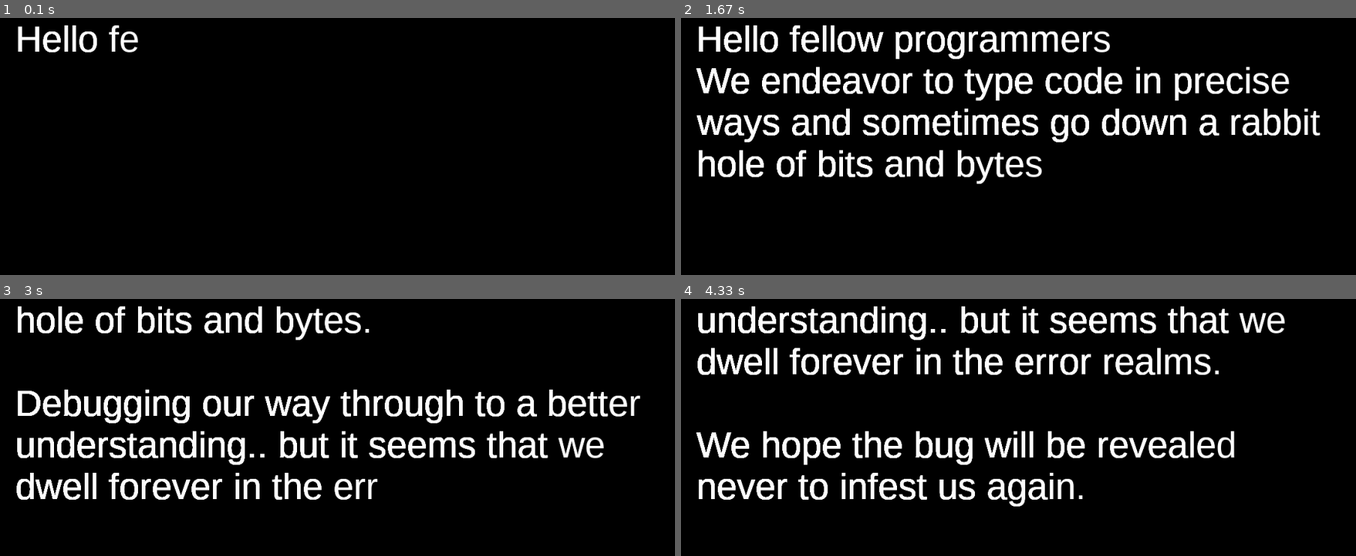
Above: before the commit, frames 1-4 (two rows, left to right).
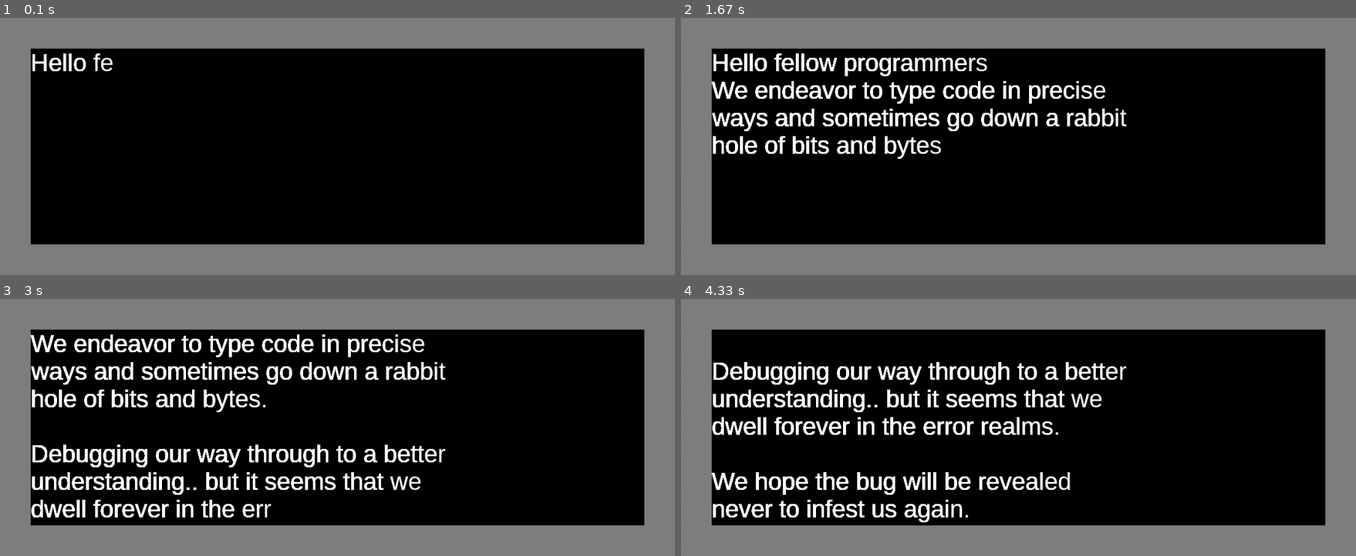
Above: after the commit, the same moments.

Repository: gerryjenkinslb/pygame_typing_simulation
Game: pygame game, started from main.py
The game is run twice, just before and just after one commit, with the same random seed, the same clock (stepped at 60 frames per second) and the same inputs.
Inputs:
- Up to frame 1 (0.1 s): no input
- Up to frame 2 (1.67 s): no input
- Up to frame 3 (3 s): no input
- Up to frame 4 (4.33 s): no input

The runs differ from the first frame. In frame 1, 31% of the frame differs, in the area x 0-100%, y 0-100%; in frame 2, 44%; in frame 3, 48%; in frame 4, 46%.

Commit message:
minor fixes

Diff:
--- a/main.py
+++ b/main.py
@@ -38,17 +38,18 @@
 
 def example1():
     # start up pygame
-    os.environ['SDL_VIDEO_WINDOW_POS'] = "300,400"
+    os.environ['SDL_VIDEO_WINDOW_POS'] = "350,550"
 
     pygame.init()
     w = 1100
     h = 420
     screen = pygame.display.set_mode((w, h))
+    screen.fill((128, 128, 128))
     clock = pygame.time.Clock()
 
-    font = pygame.font.SysFont("Liberation Sans", 60)
+    font = pygame.font.SysFont("Liberation Sans", 40)
 
-    area_rect = pygame.Rect(25, 0, w-50, h-25)
+    area_rect = pygame.Rect(50, 50, w-100, h-100)
     message = TypingArea(STORY, area_rect, font, WHITE, BLACK, wps=400)
 
     while True:
--- a/typing_area.py
+++ b/typing_area.py
@@ -36,7 +36,7 @@
 
 class TypingArea:
     """Class to automate a rectangular area that text is typed into in PyGame.
-    Dirty sprite version: "TypingAreaSprite" located in typing_area_sprite.py file
+    DirtySprite version: "TypingAreaSprite" located in typing_area_sprite.py
 
     Call obj.update() and obj.draw() in the normal game loop
 
@@ -96,10 +96,10 @@
 
     def update(self):
         """Call obj.update() from pygame main game loop"""
-        while self.char_queue and self.next_time <= time.time():  # time for char?
+        while self.char_queue and self.next_time <= time.time():
             self._render_char(self.char_queue.popleft())  # render it
             self.next_time += _type_delay(self.wps)/1000.0
-        self.next_time = time.time()  # reset to current tick time when waiting for char
+        self.next_time = time.time()  # no chars, reset next_time to now
 
 
     # call draw from pygame main loop after update
